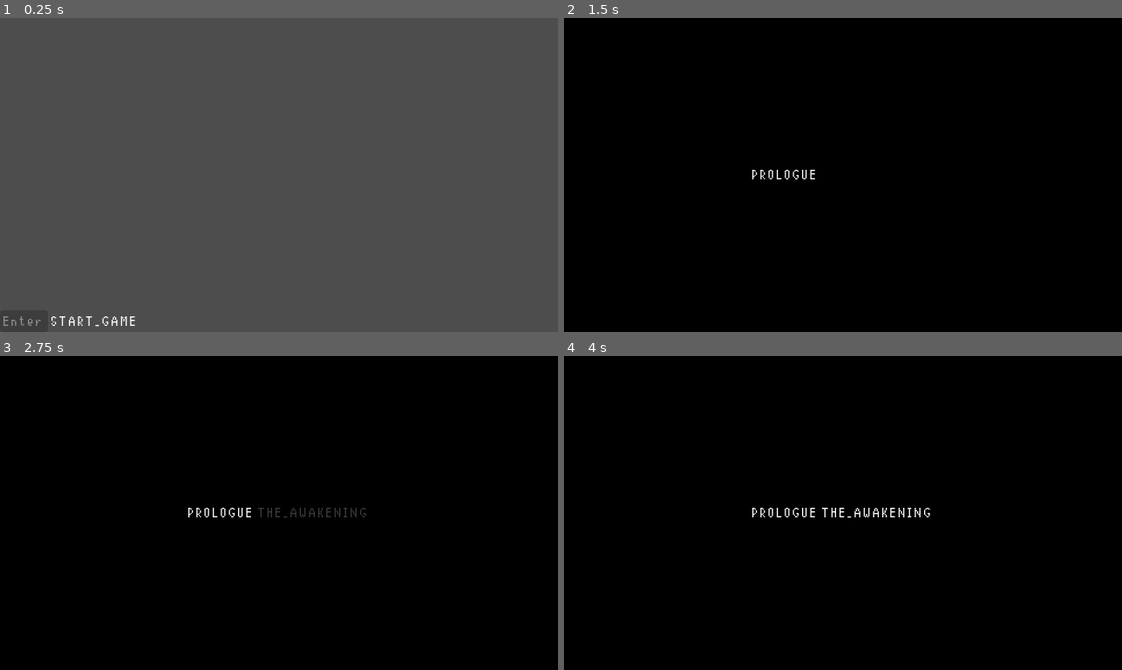
Above: before the commit, frames 1-4 (two rows, left to right).
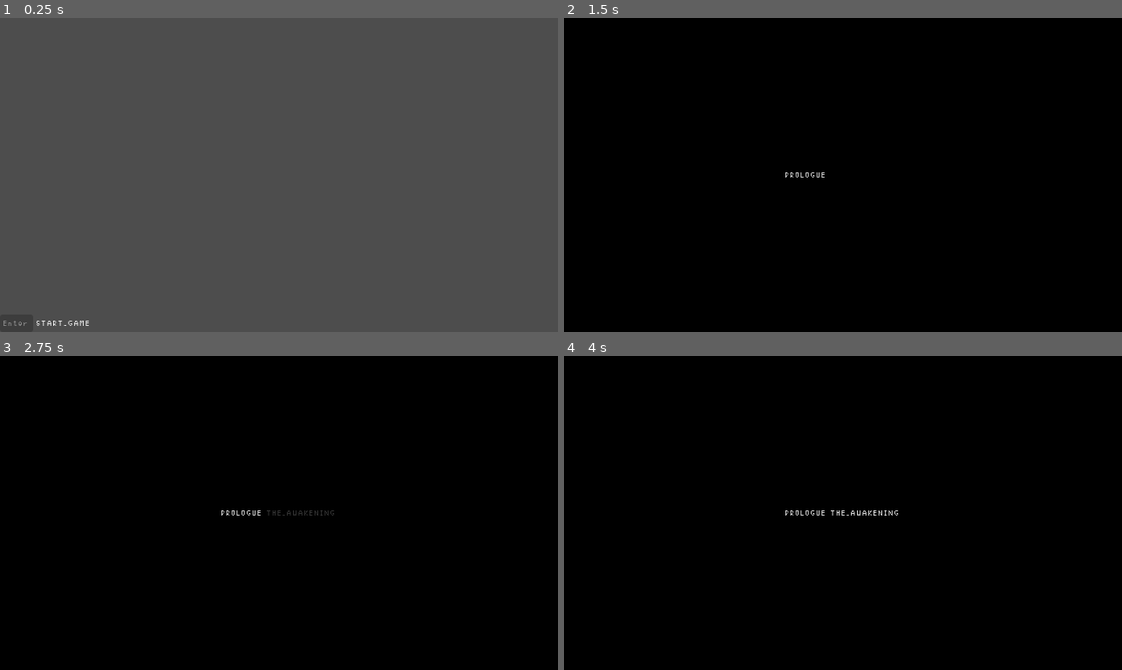
Above: after the commit, the same moments.

Repository: kuma-gee/holomyth-prologue
Game: Godot game, scene res://src/Start.tscn
Two runs of this game, one before a commit and one after it. Both use one fixed random seed, a clock stepped at 60 frames per second and the inputs below.
Inputs (mouse positions are in pixels of both pictures, inside the frame that each line leads up to):
- Up to frame 1 (0.25 s): no input
- Up to frame 2 (1.5 s): tap Enter (ui_accept) at 0.5, 0.77 s; move the mouse to (965, 159) at 0.52 s; hold D (move_right) from 0.53 s (still down); click (965, 159) at 0.67 s; move the mouse to (731, 190) at 1.27 s
- Up to frame 3 (2.75 s): tap Enter (ui_accept) at 1.52, 2 s; move the mouse to (334, 443) at 2.02 s; release D (move_right) at 2.03 s; hold A (move_left) from 2.03 s (still down)
- Up to frame 4 (4 s): move the mouse to (815, 575) at 2.77 s; release A (move_left) at 2.78 s; hold D (move_right) from 2.78 s (still down); click (815, 575) at 2.92 s; tap Enter (ui_accept) at 3.02, 3.77 s; move the mouse to (1010, 560) at 3.52 s

The runs differ from the first frame. In frame 1, 0.3% of the frame differs, in the area x 0-25%, y 95-99%; in frame 2, 0.2%; in frame 3, 0.4%; in frame 4, 0.5%, in the area x 33-66%, y 48-52%.
Error in both runs: Invalid assignment of property or key 'playback_speed' with value of type 'float' on a base object of type 'AnimationPlayer'. (res://addons/scene-manager/Scene…

Commit message:
fix theme generation

Diff:
--- a/theme/theme.tres
+++ b/theme/theme.tres
@@ -1,10 +1,7 @@
-[gd_resource type="Theme" load_steps=3 format=3 uid="uid://cvvavdkxk7llv"]
+[gd_resource type="Theme" load_steps=2 format=3]
 
-[ext_resource type="FontFile" uid="uid://cq1u7do3wphx3" path="res://theme/jackeyfont.ttf" id="1_qcbe6"]
-
-[sub_resource type="StyleBoxFlat" id="1"]
-bg_color = Color(0, 0, 0, 1)
+[ext_resource type="FontFile" path="res://theme/jackeyfont.ttf" id="1_bexjt"]
 
 [resource]
-default_font = ExtResource("1_qcbe6")
-Button/styles/normal = SubResource("1")
+default_font = ExtResource("1_bexjt")
+default_font_size = 10
Not shown, removed: addons/godot-css-theme/ArgumentParser.gd
Not shown, changed: addons/godot-css-theme/CSSParser.gd
Not shown, changed: addons/godot-css-theme/CSSSimplifier.gd
Not shown, changed: addons/godot-css-theme/Options.gd
Not shown, changed: addons/godot-css-theme/Stylesheet.gd
Not shown, changed: addons/godot-css-theme/ThemeApplier.gd
Not shown, changed: addons/godot-css-theme/convert.gd
Not shown, changed: addons/godot-css-theme/optparse.gd
Not shown, changed: theme/generate-theme.sh
Not shown, changed: theme/theme.scss
